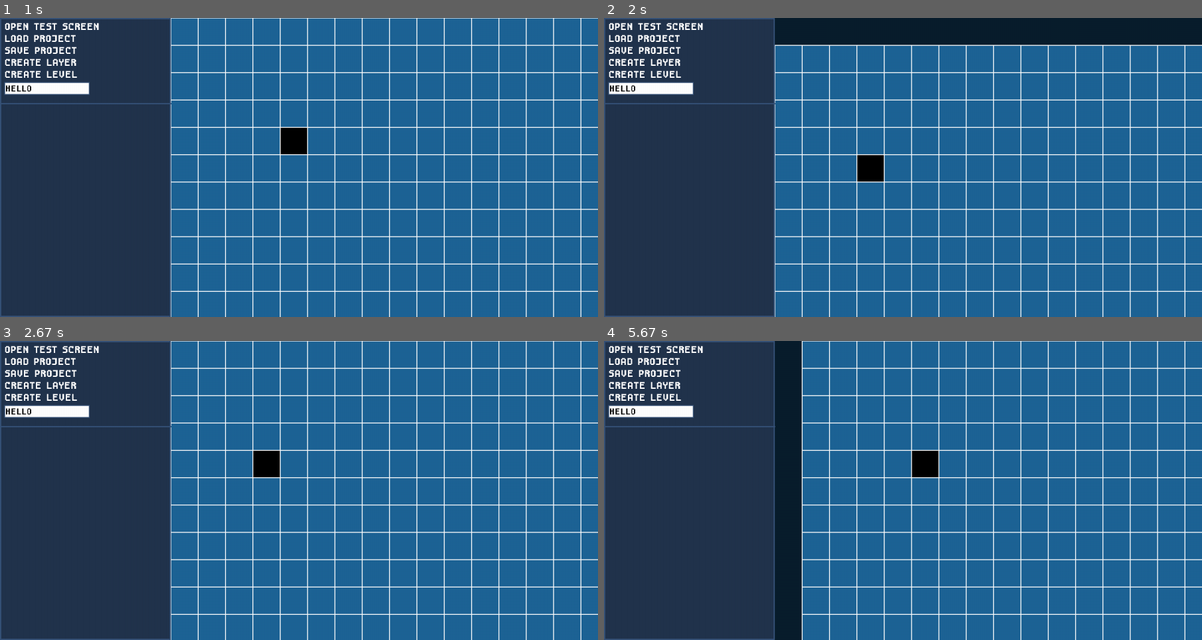
Above: before the commit, frames 1-4 (two rows, left to right).
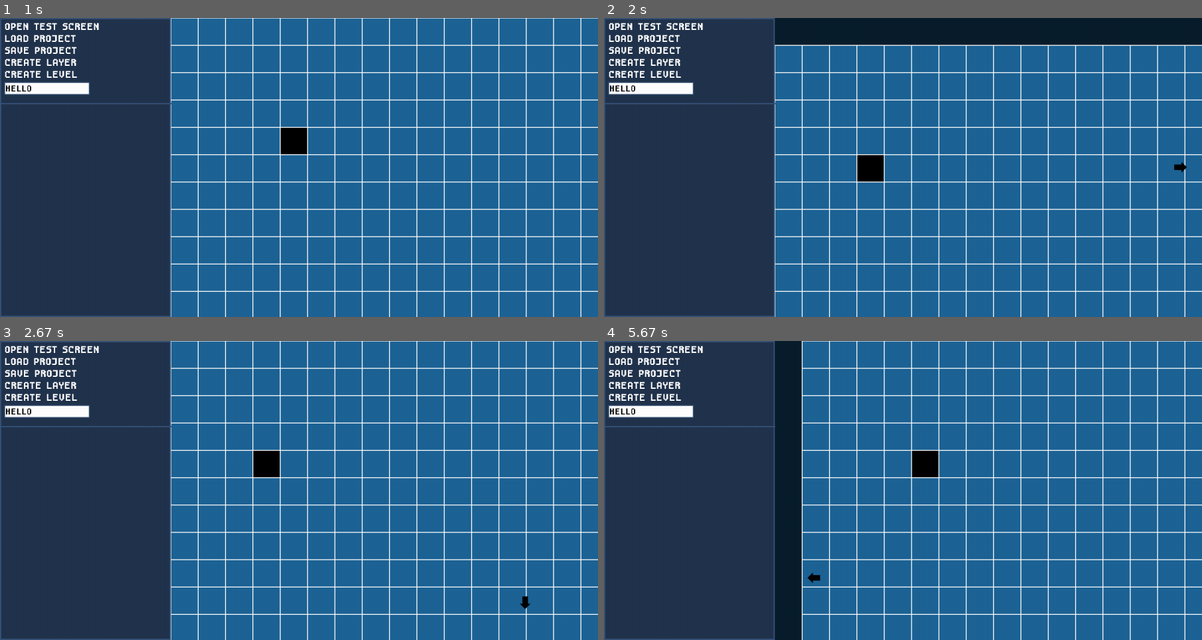
Above: after the commit, the same moments.

Repository: ImYourDope/PyGameLevelDesigner
Game: pygame game, started from main.py
The game is run twice, just before and just after one commit, with the same random seed, the same clock (stepped at 60 frames per second) and the same inputs.
Inputs (mouse positions are in pixels of both pictures, inside the frame that each line leads up to):
- Up to frame 1 (1 s): click "CREATE LEVEL" at 0.38 s; click (304, 185) at 0.72 s
- Up to frame 2 (2 s): click (986, 38) at 1.05 s; click (1124, 272) at 1.38 s; click (1178, 167) at 1.72 s
- Up to frame 3 (2.67 s): click (47, 412) at 2.05 s; click (526, 604) at 2.55 s
- Up to frame 4 (5.67 s): click (807, 391) at 2.88 s; click (1058, 463) at 3.22 s; click "OPEN TEST SCREEN" at 3.55 s; click (1028, 436) at 3.88 s; click "OPEN TEST SCREEN" at 4.72 s; click (729, 472) at 5.05 s; click (813, 577) at 5.38 s

Frame 1 is identical in both runs. In frame 2, less than 0.1% of the frame differs, in the area x 95-98%, y 48-52%; in frame 3, less than 0.1%, in the area x 86-89%, y 85-90%; in frame 4, less than 0.1%.

Commit message:
Added onfocus and onunfocus event processing

Diff:
--- a/Interface/__init__.py
+++ b/Interface/__init__.py
@@ -1,2 +1,3 @@
 from .button import Button
+from .toggle import Toggle
 from .input import Input
--- a/Interface/button.py
+++ b/Interface/button.py
@@ -18,8 +18,7 @@
         }
     }
 
-    def __init__(self, screen, properties):
-        self.screen = screen
+    def __init__(self, properties):
         self.id = properties['id']
 
         if properties['hover']['position'] == 'relative':
@@ -32,12 +31,11 @@
         self.shift_pos = (properties['hover']['x'], properties['hover']['y'])
         self.shift_rect = self.surface.get_rect(topleft=self.shift_pos)
 
-
     def mouse_collision(self, cors):
         return self.rect.collidepoint(cors) or self.shift_rect.collidepoint(cors)
 
-    def draw(self):
+    def draw(self, screen):
         if not dom_event_manager.ishovered(self.id):
-            self.screen.blit(self.surface, (self.pos[0], self.pos[1]))
+            screen.blit(self.surface, (self.pos[0], self.pos[1]))
         else:
-            self.screen.blit(self.surface, (self.shift_pos[0], self.shift_pos[1]))
+            screen.blit(self.surface, (self.shift_pos[0], self.shift_pos[1]))
--- a/Interface/dom_element.py
+++ b/Interface/dom_element.py
@@ -14,3 +14,9 @@
 
     def oninput(self, event):
         """Processes input"""
+
+    def onfocus(self, event):
+        """Processes hover event"""
+
+    def onunfocus(self, event):
+        """Processes unfocus event"""
--- a/Interface/input.py
+++ b/Interface/input.py
@@ -14,8 +14,7 @@
         'type': 'text'
     }
 
-    def __init__(self, screen, properties):
-        self.screen = screen
+    def __init__(self, properties):
         self.id = properties['id']
 
         self.rect = pygame.Rect(properties['x'],
@@ -30,10 +29,10 @@
         self.font = pygame.font.Font(inputline_font, self.rect.height - 2 * inputline_border_thickness)
         self.update_surface()
 
-    def draw(self):
-        pygame.draw.rect(self.screen, inputline_background_color, self.rect)
-        pygame.draw.rect(self.screen, inputline_border_color, self.rect, inputline_border_thickness)
-        self.screen.blit(self.render_surface.subsurface(
+    def draw(self, screen):
+        pygame.draw.rect(screen, inputline_background_color, self.rect)
+        pygame.draw.rect(screen, inputline_border_color, self.rect, inputline_border_thickness)
+        screen.blit(self.render_surface.subsurface(
             self.render_surface.get_width() - min(self.rect.width - 4, self.render_surface.get_width()),
             self.render_surface.get_height() - min(self.rect.height, self.render_surface.get_height()),
             min(self.rect.width - 4, self.render_surface.get_width()),
@@ -53,6 +52,12 @@
     def mouse_collision(self, cors):
         return self.rect.collidepoint(cors)
 
+    def onfocus(self, event):
+        self.update_surface()
+
+    def onunfocus(self, event):
+        self.update_surface()
+
     def oninput(self, event):
         if event.key == pygame.K_BACKSPACE:
             self.text = self.text[:-1]
--- /dev/null
+++ b/Interface/select_list.py
@@ -0,0 +1,15 @@
+from .dom_element import DOMElement
+
+
+class SelectList(DOMElement):
+    DEFAULT = {
+        'x': 0,
+        'y': 0,
+        'width': 200,
+        'height': 28,
+        'hover': {
+            'position': 'relative',
+            'x': 0,
+            'y': 0
+        }
+    }
--- /dev/null
+++ b/Interface/toggle.py
@@ -0,0 +1,18 @@
+from .button import Button
+
+from event_manager import dom_event_manager, event_manager
+
+
+class Toggle(Button):
+    def __init__(self, properties):
+        super().__init__( properties)
+        self.pressed = False
+
+    def draw(self, screen):
+        if not self.pressed:
+            screen.blit(self.surface, (self.pos[0], self.pos[1]))
+        else:
+            screen.blit(self.surface, (self.shift_pos[0], self.shift_pos[1]))
+
+    def onclick(self, e):
+        self.pressed = not self.pressed
--- /dev/null
+++ b/Layout.py
@@ -0,0 +1,6 @@
+class Layout:
+    def __init__(self, dom):
+        self.dom = dom
+
+    def draw(self, screen):
+        pass
--- a/XML_parser.py
+++ b/XML_parser.py
@@ -2,6 +2,7 @@
 from random import randint
 
 from Interface import *
+from Layout import Layout
 
 
 class XMLParser:
@@ -15,7 +16,7 @@
     def read_metadata(self):
         return XMLParser.convert_props(self.root.attrib)
 
-    def read_dom(self, surface):
+    def read_dom(self):
         dom = []
         for elem in self.root:
             props = XMLParser.read_properties(elem)
@@ -24,13 +25,13 @@
 
             if elem.tag == 'Button':
                 props = XMLParser.set_default_parameters(props, Button.DEFAULT)
-                dom.append(Button(surface, props))
+                dom.append(Button(props))
             elif elem.tag == 'Input':
                 props = XMLParser.set_default_parameters(props, Input.DEFAULT)
-                dom.append(Input(surface, props))
+                dom.append(Input(props))
             else:
                 raise Exception('Incorrect tag')
-        return dom
+        return Layout(dom)
 
     @staticmethod
     def convert_props(props):
--- a/buttons.py
+++ /dev/null
@@ -1,7 +0,0 @@
-from Interface.button import *
-from grid import toggle_grid
-from popupscreens import *
-
-
-def create_popup_screen_buttons(screen):
-    test_popup_screen_buttons.append(Button(screen, 'CLOSE TEST SCREEN', (200, 200), popup_screen_close, 15, 0))
--- a/event_manager.py
+++ b/event_manager.py
@@ -30,6 +30,8 @@
             'click': [],
             'hover': [],
             'input': [],
+            'focus': [],
+            'unfocus': [],
             'change': []
         }
 
@@ -45,19 +47,29 @@
     def oninput(self, callback):
         self.on('input', callback)
 
+    def onfocus(self, callback):
+        self.on('focus', callback)
+
+    def onunfocus(self, callback):
+        self.on('unfocus', callback)
+
     def onchange(self, callback):
         self.on('change', callback)
 
     def mouse_collision(self, cors):
         return self.elem.mouse_collision(cors)
 
-    def process_event(self, event_name, event):
+    def process_event(self, event_name, event={}):
         if event_name == 'click':
             self.elem.onclick(event)
         elif event_name == 'hover':
             self.elem.onhover(event)
         elif event_name == 'input':
             self.elem.oninput(event)
+        elif event_name == 'focus':
+            self.elem.onfocus(event)
+        elif event_name == 'unfocus':
+            self.elem.onunfocus(event)
 
         for callback in self.callbacks[event_name]:
             callback(event)
@@ -97,6 +109,18 @@
     def elem_collision(self, id, cors):
         return self.dom[id].mouse_collision(cors)
 
+    def change_focus(self, new_focus):
+        old_focus = self.data['object_in_focus']
+        self.data['object_in_focus'] = new_focus
+
+        if old_focus is not None:
+            prev = self.dom[old_focus]
+            prev.process_event('unfocus')
+
+        if new_focus is not None:
+            next = self.dom[new_focus]
+            next.process_event('focus')
+
     def process_event(self, event):
         if event.type == pygame.KEYDOWN:
             if self.data['object_in_focus'] is not None:
@@ -105,10 +129,10 @@
             for _, elem in self.dom.items():
                 if elem.mouse_collision(pygame.mouse.get_pos()):
                     elem.process_event('click', event)
-                    self.data['object_in_focus'] = elem.id
+                    self.change_focus(elem.id)
                     break
             else:
-                self.data['object_in_focus'] = None
+                self.change_focus(None)
         elif event.type == pygame.MOUSEMOTION:
             for _, elem in self.dom.items():
                 if elem.mouse_collision(pygame.mouse.get_pos()):
--- a/interface.xml
+++ b/interface.xml
@@ -8,7 +8,8 @@
             text="OPEN TEST SCREEN">
 
         <Hover position="relative"
-               x="10"/>
+               x="10"
+        />
     </Button>
     <Button id="load-project-button"
             x="10"
--- a/main.py
+++ b/main.py
@@ -5,7 +5,6 @@
 from userinterface import *
 from canvas import *
 from grid import *
-from buttons import *
 # from inputlines import *
 # from popupscreens import *
 
@@ -23,9 +22,9 @@
 pygame.display.set_caption('PyGame Level Designer')
 clock = pygame.time.Clock()
 
-dom = xml.read_dom(screen)
+dom = xml.read_dom()
 
-dom_event_manager.init_dom(dom)
+dom_event_manager.init_dom(dom.dom)
 
 dom_event_manager.onclick('open-test-screen-button', toggle_grid)
 
@@ -49,13 +48,13 @@
         draw_grid(screen)
     draw_ui(screen)
 
-    for elem in dom:
-        elem.draw()
+    for elem in dom.dom:
+        elem.draw(screen)
 
     # if event_manager.popup_screen_on:
     #     event_manager.popup_screen.draw()
-    # if event_manager.main_screen_on:
-    #     draw_scrolling_cursor(screen)
+    if event_manager.main_screen_on:
+        draw_scrolling_cursor(screen)
 
     # EVENT SECTION
     for event in pygame.event.get():
--- /dev/null
+++ b/popup.xml
@@ -0,0 +1,9 @@
+<?xml version="1.0" encoding="UTF-8" ?>
+<Layout width="1400"
+        height="700">
+
+    <Button id="close-popup"
+            x="10"
+            y="5"
+            text="CLOSE"/>
+</Layout>
